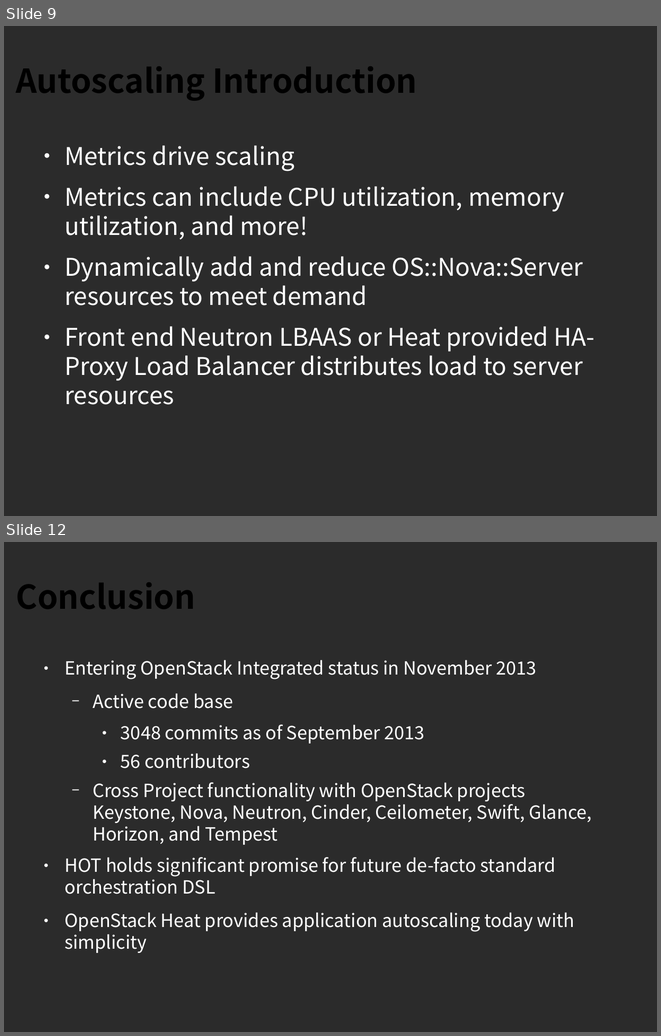
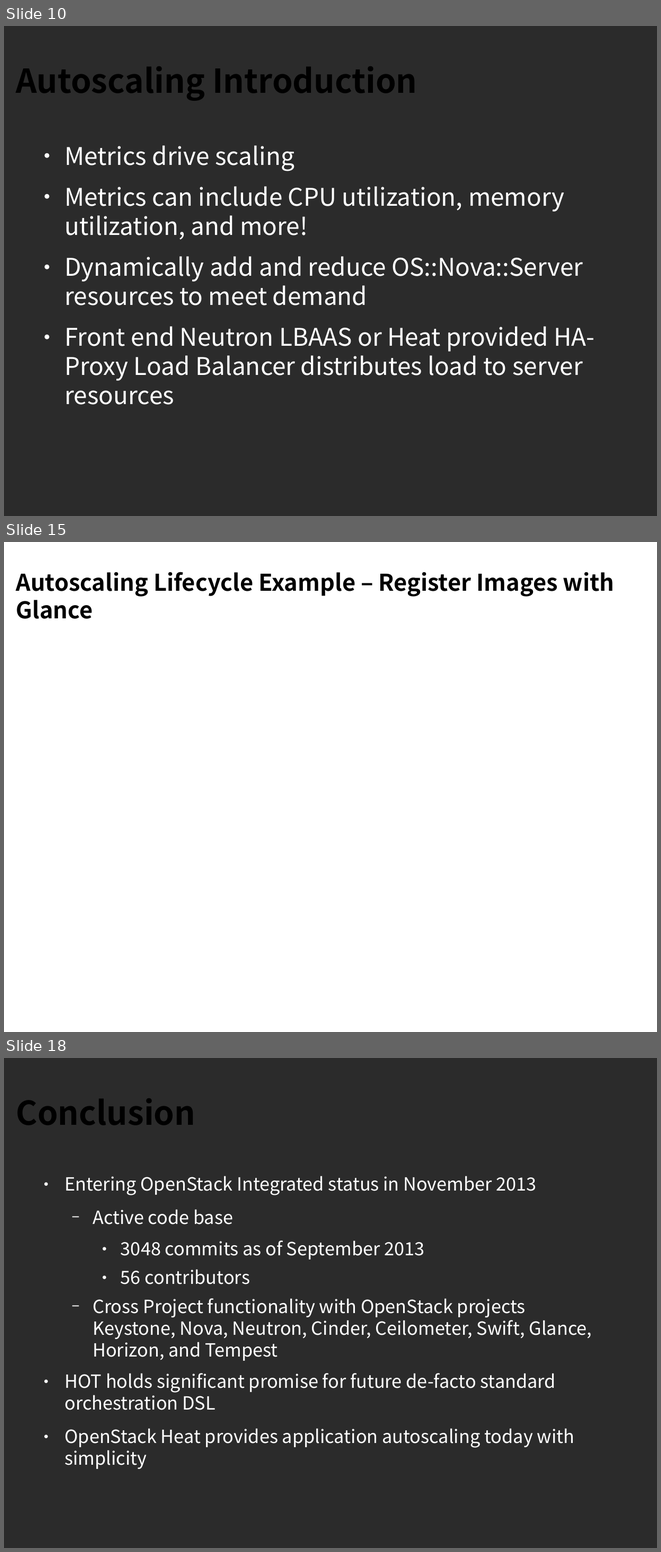
Before and after one commit to sdake/slides, a slide deck: sdake-cloudopen-heat-2013-09/heat-cloudopen-final.odp. Shown one above the other, each under a label of ours: slides 9 and 12 before the commit, slides 10, 15 and 18 after it; the slides between them are not shown. The pictures are 661x1036 and 661x1552 pixels, drawn with LibreOffice and Linux fonts; fonts in the diff are those of the drawing; background and template pictures are left out; a plain dark background stands for a picture behind light text. Boxes give left, top, right and bottom in pixels: in the first picture for what was removed or moved away, otherwise in the second. Text is boxed around its words. In the diff, an @@ line names an element or a change of style, - is before the commit and + after.

```diff
--- a/sdake-cloudopen-heat-2013-09/heat-cloudopen-final.odp
+++ b/sdake-cloudopen-heat-2013-09/heat-cloudopen-final.odp
@@ slide 15 added at (x1=4, y1=542, x2=657, y2=1032), background picture (left out) @@
@@ title added at (x1=16, y1=572, x2=615, y2=619), 28 pt, text #000000, bold @@
+Autoscaling Lifecycle Example – Register Images with Glance
@@ what was slide 9 is now slide 10 @@
@@ what was slide 12 is now slide 18 @@
```
Also in this commit, not shown: 4 slides changed, 6 other slides added, 1 slide removed, 4 other files.
